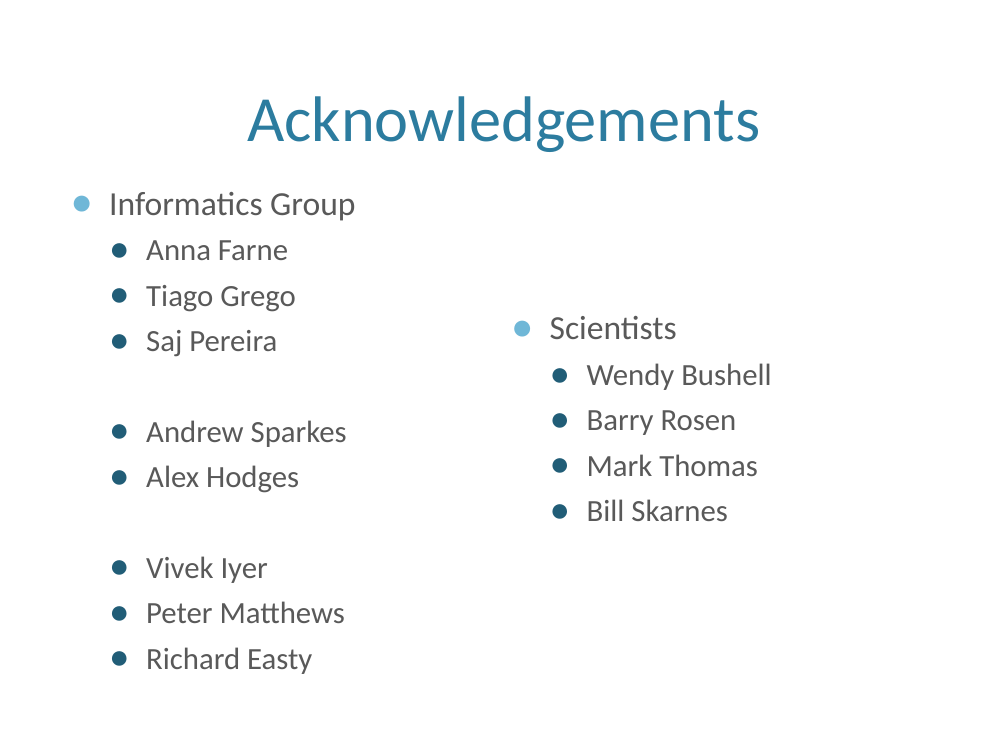
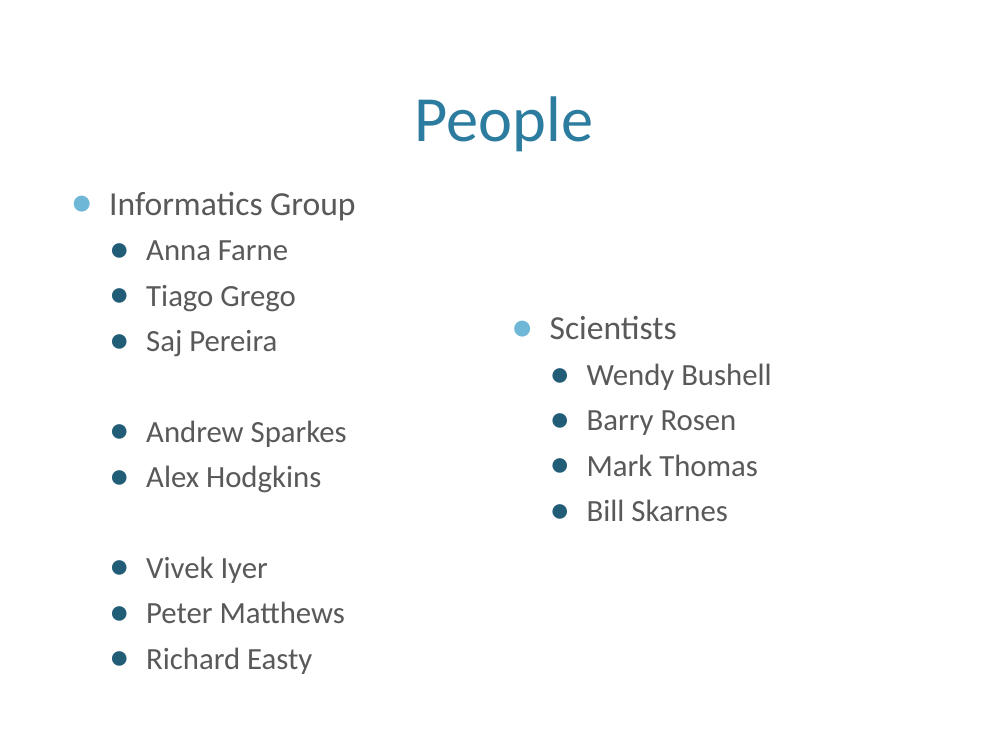
Before and after one commit to htgt/Docs, a slide deck: slide 17 of IMG-2015.pptx (slide 9 before the commit). Drawn at 1008x756 pixels with LibreOffice and Linux fonts; fonts in the diff are those of the drawing; background and template pictures are left out. Boxes give left, top, right and bottom in pixels: in the first picture for what was removed or moved away, otherwise in the second. Text is boxed around its words. In the diff, an @@ line names an element or a change of style, - is before the commit and + after.

```diff
--- a/IMG-2015.pptx
+++ b/IMG-2015.pptx
@@ title at bbox=[415, 96, 593, 152]: text changed @@
-Acknowledgements
+People
@@ text at bbox=[146, 465, 321, 493]: text changed @@
-  ● Alex Hodges
+  ● Alex Hodgkins
```
Also in this commit, not shown: 4 other slides changed, 8 slides added.
